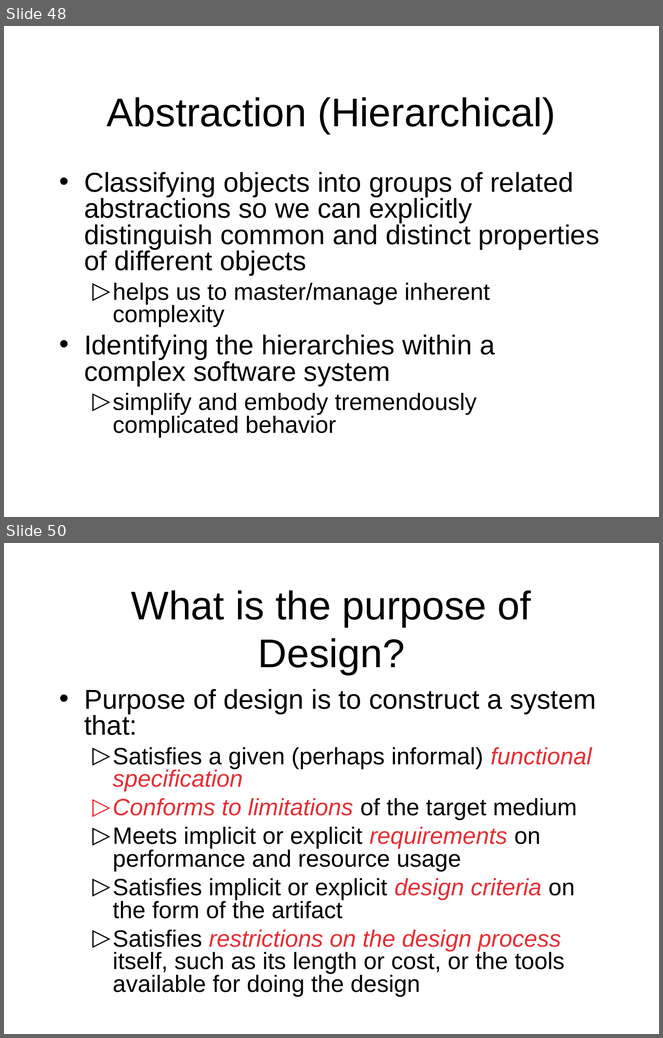
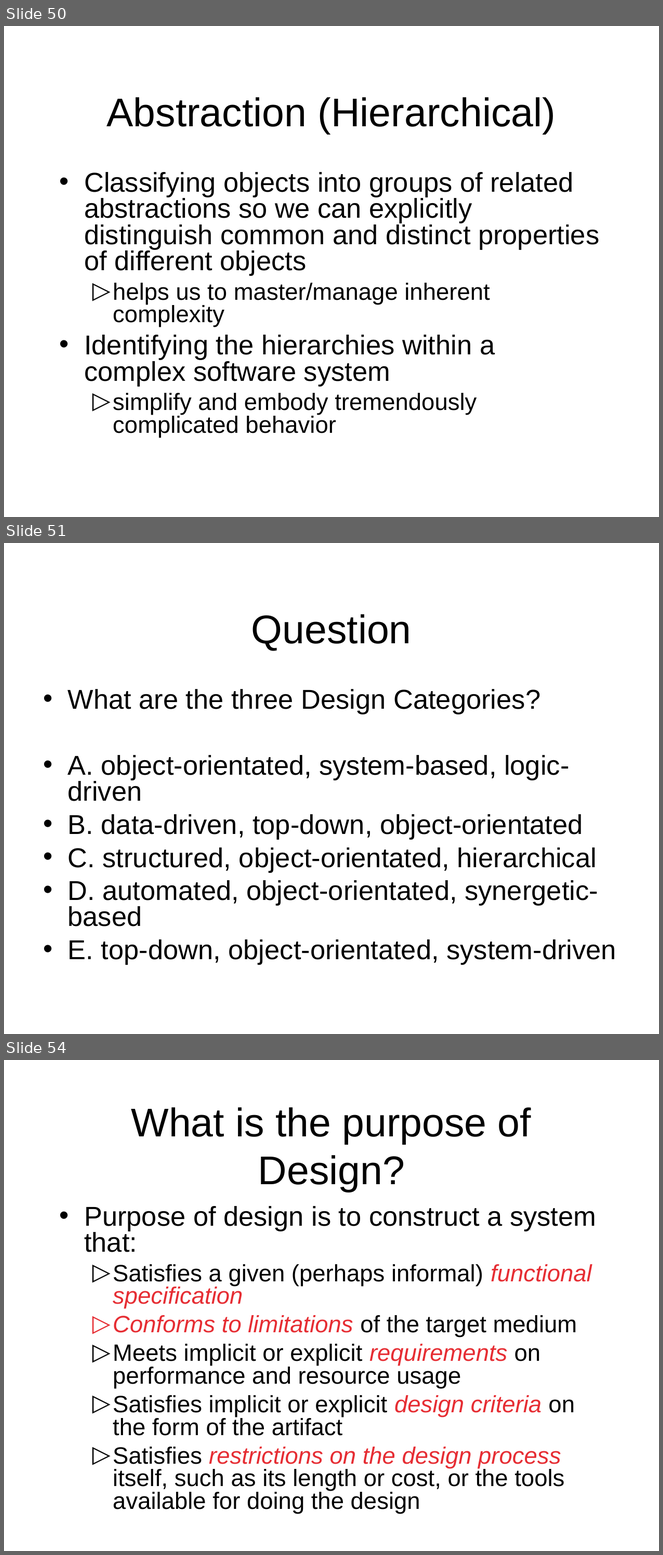
Before and after one commit to octaviordz/zjnu2017.github.io, a slide deck: OOAD/lectures/020--Complexity.ppt. Shown one above the other, each under a label of ours: slides 48 and 50 before the commit, slides 50, 51 and 54 after it; the slides between them are not shown. The pictures are 663x1038 and 663x1555 pixels, drawn with LibreOffice and Linux fonts; fonts in the diff are those of the drawing. Boxes give left, top, right and bottom in pixels: in the first picture for what was removed or moved away, otherwise in the second. Text is boxed around its words. In the diff, an @@ line names an element or a change of style, - is before the commit and + after.

Commit message:
Quiz question updates.

```diff
--- a/OOAD/lectures/020--Complexity.ppt
+++ b/OOAD/lectures/020--Complexity.ppt
@@ slide 51 added at (x1=4, y1=543, x2=659, y2=1034), background #FFFFFF @@
@@ title added at (x1=252, y1=614, x2=412, y2=651), 44 pt, text #000000 @@
+Question
@@ text added at (x1=68, y1=689, x2=617, y2=965), 30 pt, text #000000 @@
+• What are the three Design Categories?
+• A. object-orientated, system-based, logic-driven
+• B. data-driven, top-down, object-orientated
+• C. structured, object-orientated, hierarchical
+• D. automated, object-orientated, synergetic-based
+• E. top-down, object-orientated, system-driven
@@ what was slide 48 is now slide 50 @@
@@ what was slide 50 is now slide 54 @@
```
Also in this commit, not shown: 7 slides changed, 3 other slides added, 3 other files.
